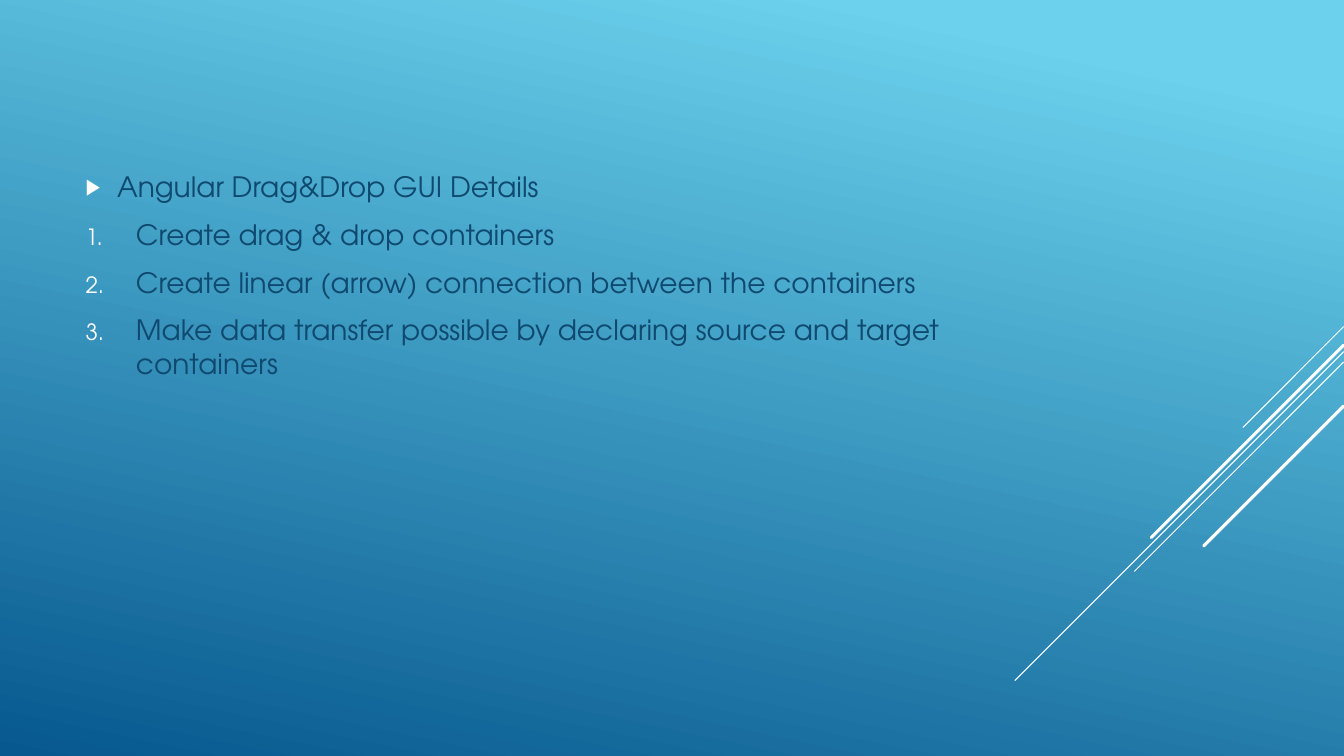
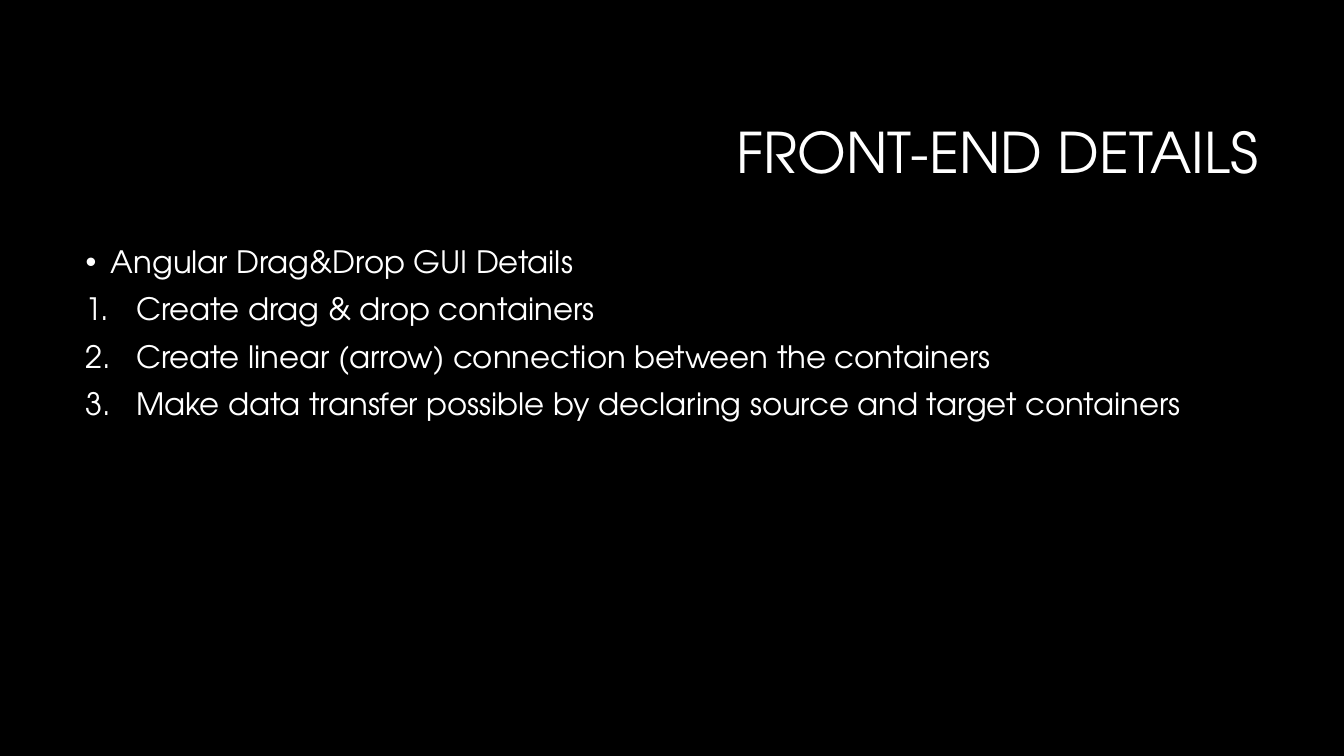
Before and after one commit to Warglaive/SaaS-MachineLearningPlatform-Research, a slide deck: slide 3 of Cost/MarginCalc.pptx. Drawn at 1344x756 pixels with LibreOffice and Linux fonts; fonts in the diff are those of the drawing; background and template pictures are left out. Boxes give left, top, right and bottom in pixels: in the first picture for what was removed or moved away, otherwise in the second. Text is boxed around its words. In the diff, an @@ line names an element or a change of style, - is before the commit and + after.

```diff
--- a/Cost/MarginCalc.pptx
+++ b/Cost/MarginCalc.pptx
@@ background gradient #6ED2EB to #06588E to #000000 @@
@@ title added at (x1=736, y1=131, x2=1258, y2=174), 40 pt, text #FFFFFF @@
+FRONT-END DETAILS
@@ text "Angular Drag&Drop GUI Details" moved from (x1=117, y1=176, x2=939, y2=374) to (x1=111, y1=250, x2=1181, y2=422) @@
@@ text "Angular Drag&Drop GUI Details" at (x1=111, y1=250, x2=1181, y2=422): size 20 to 22 pt, text colour #0F496F to #FFFFFF; bullet ▶ to •; line spacing 1 to 0.9; vertical alignment middle to top @@
@@ group removed at (x1=1015, y1=327, x2=1344, y2=681): 5 lines @@
```
Also in this commit, not shown: 2 other slides changed.
